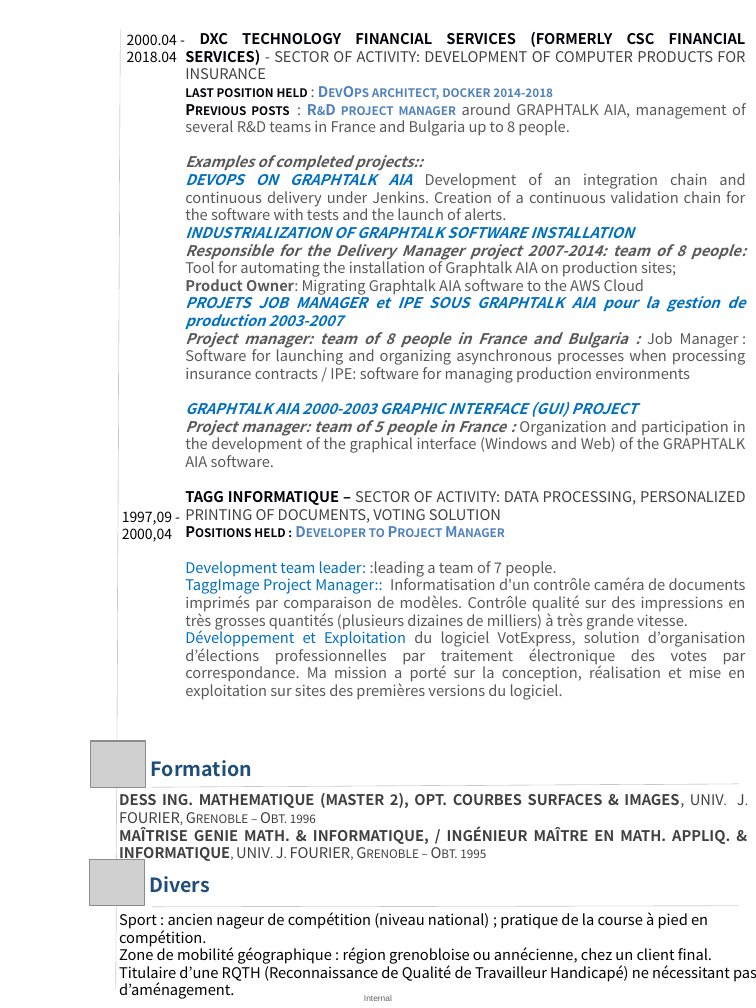
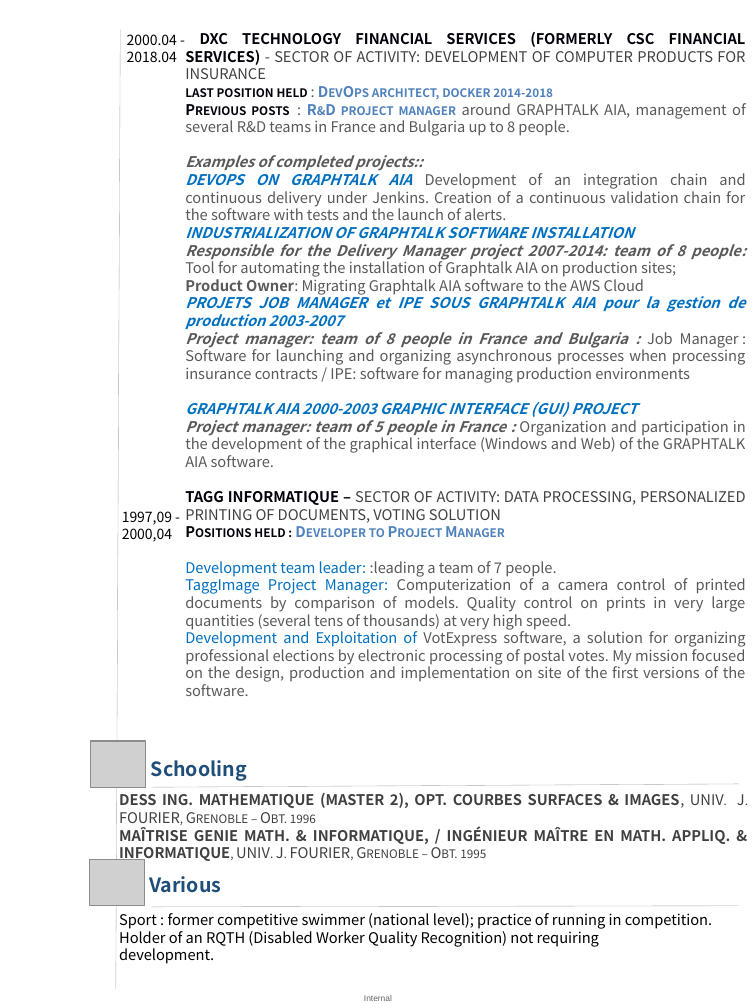
Before and after one commit to Solifred38/cv, a slide deck: slide 2 of CV_FFROMAGER.pptx. Drawn at 756x1008 pixels with LibreOffice and Linux fonts; fonts in the diff are those of the drawing; grey boxes stand for pictures. Boxes give left, top, right and bottom in pixels: in the first picture for what was removed or moved away, otherwise in the second. Text is boxed around its words. In the diff, an @@ line names an element or a change of style, - is before the commit and + after.

```diff
--- a/CV_FFROMAGER.pptx
+++ b/CV_FFROMAGER.pptx
@@ text at (185,576,746,696): text changed @@
-TaggImage Project Manager:: Informatisation d'un contrôle caméra de documents imprimés par comparaison de modèles. Contrôle qualité sur des impressions en très grosses quantités (plusieurs dizaines de milliers) à très grande vitesse.
-Développement et Exploitation du logiciel VotExpress, solution d’organisation d’élections professionnelles par traitement électronique des votes par correspondance. Ma mission a porté sur la conception, réalisation et mise en exploitation sur sites des premières versions du logiciel.
+TaggImage Project Manager: Computerization of a camera control of printed documents by comparison of models. Quality control on prints in very large quantities (several tens of thousands) at very high speed.
+Development and Exploitation of VotExpress software, a solution for organizing professional elections by electronic processing of postal votes. My mission focused on the design, production and implementation on site of the first versions of the software.
@@ text at (151,760,247,781): text changed @@
-Formation
+Schooling
@@ text at (149,876,221,893): text changed @@
-Divers
+Various
@@ text at (119,913,712,964): text changed @@
-Sport : ancien nageur de compétition (niveau national) ; pratique de la course à pied en compétition.
-Zone de mobilité géographique : région grenobloise ou annécienne, chez un client final.
-Titulaire d’une RQTH (Reconnaissance de Qualité de Travailleur Handicapé) ne nécessitant pas
-d’aménagement.
+Sport : former competitive swimmer (national level); practice of running in competition.
+Holder of an RQTH (Disabled Worker Quality Recognition) not requiring
+development.
```
Also in this commit, not shown: 1 other file.
